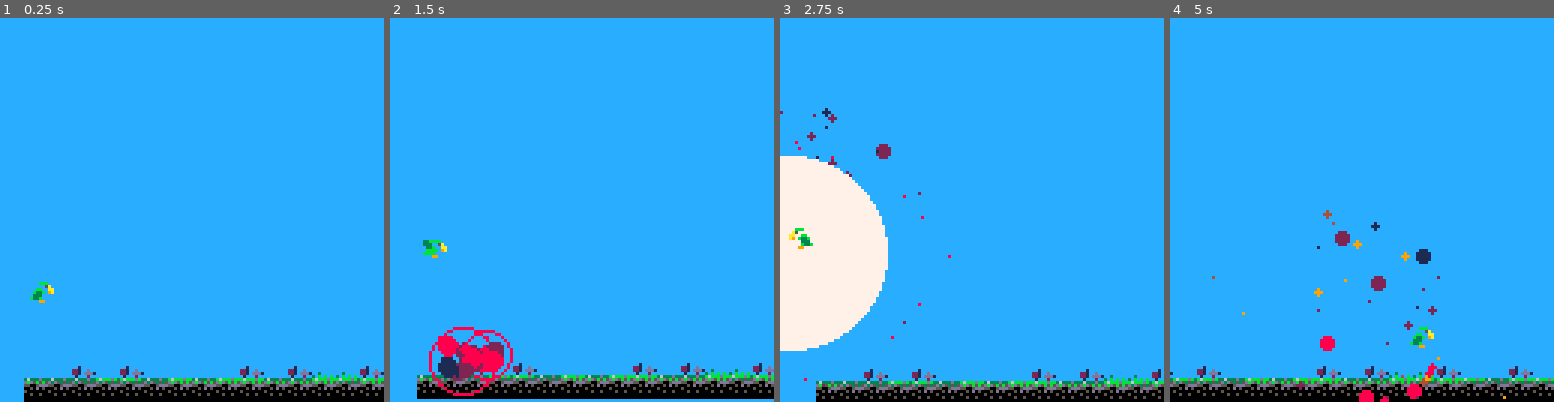
Above: before the commit, frames 1-4 (left to right).
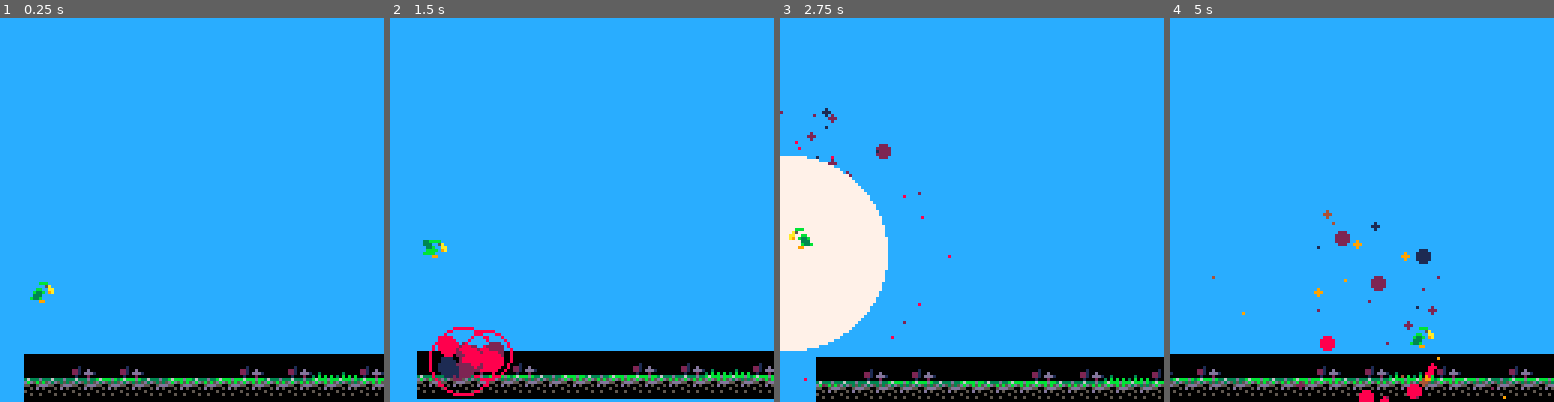
Above: after the commit, the same moments.

Repository: wesen/carts
Game: PICO-8 cartridge games/bird-bomber/bird-bomber.p8
Two runs of this game, one before a commit and one after it. Both use one fixed random seed, a clock stepped at 60 frames per second and the inputs below.
Inputs:
- Up to frame 1 (0.25 s): no input
- Up to frame 2 (1.5 s): tap O (Z key) at 0.33, 0.7, 1.43 s; tap X (X key) at 1.07 s
- Up to frame 3 (2.75 s): hold Left 1.97-2.37 s; tap X (X key) at 2.07, 2.4, 2.73 s; tap O (Z key) at 2.22 s; hold Down from 2.42 s (still down)
- Up to frame 4 (5 s): release Down at 2.82 s; hold Right 2.87-3.53 s; tap X (X key) every 0.33 s from 3.07 to 4.73 s; tap O (Z key) at 3.1, 3.98, 4.87 s; hold Up 3.58-4.08 s; hold Right 4.13-4.53 s; hold Down from 4.58 s (still down)

The runs differ from the first frame. In frame 1, 5.4% of the frame differs, in the area x 6-100%, y 87-94%; in frame 2, 4.4%; in frame 3, 5.2%; in frame 4, 5.7%, in the area x 0-100%, y 87-94%.

Commit message:
New map, weird teleporter bug

Diff:
--- a/games/bird-bomber/bird-bomber.p8
+++ b/games/bird-bomber/bird-bomber.p8
@@ -649,6 +649,7 @@
 
 function _draw()
  glb_frame+=1
+ palt(0,false)
  cls(12)
 
  local camx,camy
--- a/games/bump/bump.p8
+++ b/games/bump/bump.p8
@@ -2255,8 +2255,8 @@
 
 
 __gff__
-0000000000000000000010101010101000000000101010000000101010101010000000000000000000000000000000000000000000000000000000000000001000000000000010101010101010101010100000001000001010101010100000100000101010010101011010101010100000001010101010010101010101010101
-1010000000000000000000000000101000000000000000000000000000001010000000000000000000000010101010100000000000000000000000101000101000000000000000000000000000000000000000000000000000000000000000000000000000000000000000101000000000000000000000000000001010000000
+0000000000000000001010101010101010101010101010000000101010101010000000000000000000000000000000000000000000000000000000000000001010100000000010101010101010101010101010101010101010101010101010100000101010010101011010101010100010101010101010010101010101010101
+1010000000000000000000000000101001010000000000000000000000001010101000000000000000000010101010100101000000000000000000101000101010100000000000000000000000000000010100000000000000000000000000000101000000000000000003030303030301010000000000000000031010101010
 __map__
 000000000000000000000000000000004f00000000000000000000000000004f000000000000000000000000000000000000000000000000000000000000000000000000000000000000000000000000000000000000000000000000000000000000000000000000000000000000000000000000000000000000000000000000
 000000000000000000000000000000004f00000000000000000000000000004f000000000000000000000000000000000000000000000000000000000000000000000001710000001900007101000000000000000000000000000000000000000000000000000000000000000000000000000000000000000000000000000000
@@ -2271,133 +2271,133 @@
 4f00000065666800006566680000004f4f00000065666800006566680000004f000000000000000100000000000000000000000000000000000000000000000000000000000041414141000000000000000000000000000000000000000000000000000000000000000000000000000000000000000000000000000000000000
 4f0000006c6c6c00006c6c6c0000004f4f0000006c6c6c00006c6c6c0000004f000000006060604040400000000000000000000000000000000000000000000000000071000000000000000071000000000000000000000000000000000000000000000000000000000000000000000000000000000000000000000000000000
 0042c801010101010101010101d842004f00000000000000000000000000004f000000180000000000000000000000000000000000000000000000000000000000004040400000190000004040400000000000000000000000000000000000000000000000000000000000000000000000000000000000000000000000000000
-6566666666666667667879666667676865666666666666676678796666676768000000000000000000000000000000000000000000000000000000000000000040000000000000404000000000000040000000000000000000000000000000000000000000000000000000000000000000000000000000000000000000000000
+6566666666666667666767666667676865666666666666676667676666676768000000000000000000000000000000000000000000000000000000000000000040000000000000404000000000000040000000000000000000000000000000000000000000000000000000000000000000000000000000000000000000000000
 6a6c6c6c6c6a6c69696c696c696c6c6c6a6c6c6c6c6a6c69696c696c696c6c6c42000000002e00000000000001000000012700280029002a002b002c002d012e70000001004200000000420001000070000000000000000000000000000000000000000000000000000000000000000000000000000000000000000000000000
 0000000000000000000000000000000000000000000000000000000000000000404044404041414141404040404040404040404040404040404040404040404040404040404040404040404040404040400000000000000000000000000000000000000000000000000000000000000000000000000000000000000000000000
 0000000000000000000000000000000000000000000000000000000000000000000000000000000000000000000000000000000000000000000000000000000000000000000000000000000000000000000000000000000000000000000000000000000000000000000000000000000000000000000000000000000000000000
-0014151516000001010000141515160000141515160000010100001415151600000000000000000000000000000000000000000000000000000000000000000000000000000000000000000000000000000000000000000000000000000000000000000000000000000000000000000000000000000000000000000000000000
-c81b1c1c1d1e656667683f1b1c1c1dc8c81b1c1c1d1e656667683f1b1c1c1dc8000000000000000000000000000000000000000000000000000000000000000000000000000000000000000000000000000000000000000000000000000000000000000000000000000000000000000000000000000000000000000000000000
-6568474846496c69696a4e46474865686568474846496c69696a4e4647486568000000000000000000000000000000000000000000000000000000000000000000000000000000000000000000000000000000000000000000000000000000000000000000000000000000000000000000000000000000000000000000000000
-6c4f50544f8e8f5758aeaf4f50544f6c6c4f50544f8e8f5758aeaf4f50544f6c000000000000000000000000000000000000000000000000000000000000000000000000000000000000000000000000000000000000000000000000000000000000000000000000000000000000000000000000000000000000000000000000
-00595a5b5c9e9f5f63bebf645a5b640000595a5b5c9e9f5f63bebf645a5b6400000000000000000000000000000000000000000000000000000000000000000000000000000000000000000000000000000000000000000000000000000000000000000000000000000000000000000000000000000000000000000000000000
-0065666666666667667879666667680000656666666666676678796666676800000000000000000000000000000000000000000000000000000000000000000000000000000000000000000000000000000000000000000000000000000000000000000000000000000000000000000000000000000000000000000000000000
-0069696c6c6a6c69696c696c696c6c000069696c6c6a6c69696c696c696c6c00000000000000000000000000000000000000000000000000000000000000000000000000000000000000000000000000000000000000000000000000000000000000000000000000000000000000000000000000000000000000000000000000
-1900010000000000000000000001001900000000000000000000000000000000000000000000000000000000000000000000000000000000000000000000000000000000000000000000000000000000000000000000000000000000000000000000000000000000000000000000000000000000000000000000000000000000
-6566666768001900001900777978797a6566666768000000000000777978797a000000000000000000000000000000000000000000000000000000000000000000000000000000000000000000000000000000000000000000000000000000000000000000000000000000000000000000000000000000000000000000000000
-6a69696b690077796768006d6969696e6a69696b690077796768006d6969696e000000000000000000000000000000000000000000000000000000000000000000000000000000000000000000000000000000000000000000000000000000000000000000000000000000000000000000000000000000000000000000000000
-0000000000006b6c69690000000000000000000000006b6c6969000000000000000000000000000000000000000000000000000000000000000000000000000000000000000000000000000000000000000000000000000000000000000000000000000000000000000000000000000000000000000000000000000000000000
-d80000010042737475764200010000d800000000000073747576000000000000000000000000000000000000000000000000000000000000000000000000000000000000000000000000000000000000000000000000000000000000000000000000000000000000000000000000000000000000000000000000000000000000
-68007778797a7b7c7d7e7f78787a007768007778797a7b7c7d7e7f78787a0077000000000000000000000000000000000000000000000000000000000000000000000000000000000000000000000000000000000000000000000000000000000000000000000000000000000000000000000000000000000000000000000000
-6900696c696c000000006a696c69006d6900696c696c000000006a696c69006d000000000000000000000000000000000000000000000000000000000000000000000000000000000000000000000000000000000000000000000000000000000000000000000000000000000000000000000000000000000000000000000000
-4444444444444444444444444444444444444444444444444444444444444444000000000000000000000000000000000000000000000000000000000000000000000000000000000000000000000000000000000000000000000000000000000000000000000000000000000000000000000000000000000000000000000000
-…(111 lines of a section not shown)…
+0014151516000001010000141515160000141515160000010100001415151600000000000000190101001900000000000000000000000000000000000000000000000000000000000000000000000000000000000000000000000000000000000000000000000000000000000000000000000000000000000000000000000000
+c81b1c1c1d1e656667683f1b1c1c1dc8c81b1c1c1d1e656667683f1b1c1c1dc8000000000000ebecedeeef0000000000000000000000ebecedeeef000000000000000000000000000000000000000000000000000000000000000000000000000000000000000000000000000000000000000000000000000000000000000000
+6568474846496c69696a4e46474865686568474846496c69696a4e4647486568190001000000fbfcfdfeff0000000119000000000000fbfcfdfeff000000000000000000000000000000000000000000000000000000000000000000000000000000000000000000000000000000000000000000000000000000000000000000
+6c4f50544f8e8f5758aeaf4f50544f6c6c4f50544f8e8f5758aeaf4f50544f6c9191b1000000000000000000000090919191b10000000000000000000000909100000000000000000000000000000000000000000000000000000000000000000000000000000000000000000000000000000000000000000000000000000000
+00595a5b5c9e9f5f63bebf645a5b640000595a5b5c9e9f5f63bebf645a5b6400a0a0a0000042c8000000c8420000a0a1a0a0a0000042c8000000c8420000a0a100000000000000000000000000000000000000000000000000000000000000000000000000000000000000000000000000000000000000000000000000000000
+0065666666666667666666666667680000656666666666676666666666676800010019000090b100000090b100001901000000000090b100000090b10000000000000000000000000000000000000000000000000000000000000000000000000000000000000000000000000000000000000000000000000000000000000000
+0069696c6c6a6c69696c696c696c6c000069696c6c6a6c69696c696c696c6c009191b10000d1d0000000d1d0000090b09191b10000d1d0000000d1d0000090b000000000000000000000000000000000000000000000000000000000000000000000000000000000000000000000000000000000000000000000000000000000
+1900010000000000000000000001001900000000000000000000000000000000a0a1a00000d1d0000000d1d00000a0a1a0a1a00000d1d0000000d1d00000a0a100000000000000000000000000000000000000000000000000000000000000000000000000000000000000000000000000000000000000000000000000000000
+656666676800190000190077676667676666666768000000000000776667667a0000000000d1d0000000d1d0000000000000000000d1d0000000d1d00000000000000000000000000000000000000000000000000000000000000000000000000000000000000000000000000000000000000000000000000000000000000000
+6a69696b690077666768006d6969696e6a69696b690077676768006d6969696e0000000119d1d0000000d1d0190100000000000000d1d0000000d1d00000000000000000000000000000000000000000000000000000000000000000000000000000000000000000000000000000000000000000000000000000000000000000
+0000000000006b6c69690000000000000000000000006b6c696900000000000001000090b000d0000000d100b0b1000100000090b000d0000000d100b0b1000000000000000000000000000000000000000000000000000000000000000000000000000000000000000000000000000000000000000000000000000000000000
+d80019010042737475764200010000d80000000000007374757600000000000091b100c1c0c1c1000000a0a1c0c1009191b100c1c0c1c1000000a0a1c0c1009100000000000000000000000000000000000000000000000000000000000000000000000000000000000000000000000000000000000000000000000000000000
+68007767667a7b7c7d7e7f66667a007768007766677a7b7c7d7e7f66667a0077d80019000100000000000000011900d8d80000000000000000000000000000d800000000000000000000000000000000000000000000000000000000000000000000000000000000000000000000000000000000000000000000000000000000
+6900696c696c000000006a696c69006d6900696c696c000000006a696c69006d9091919191b1000000000090919191b19091919191b1000000000090919191b100000000000000000000000000000000000000000000000000000000000000000000000000000000000000000000000000000000000000000000000000000000
+4444444444444444444444444444444444444444444444444444444444444444c1c0c1a1a1c14444444444c1a1c1c1a1c1c0c1a1a1c14444444444c1a1c1c1a100000000000000000000000000000000000000000000000000000000000000000000000000000000000000000000000000000000000000000000000000000000
+…(111 lines of a section not shown)…
Not shown, changed: 90 lines of the sprite sheet (__gfx__) section of games/bump/bump.p8
Not shown, changed: games/bump/assets/map.tmx
Not shown, changed: games/bump/assets/tileset.tsx
Not shown, changed: games/bump/sprites.png
